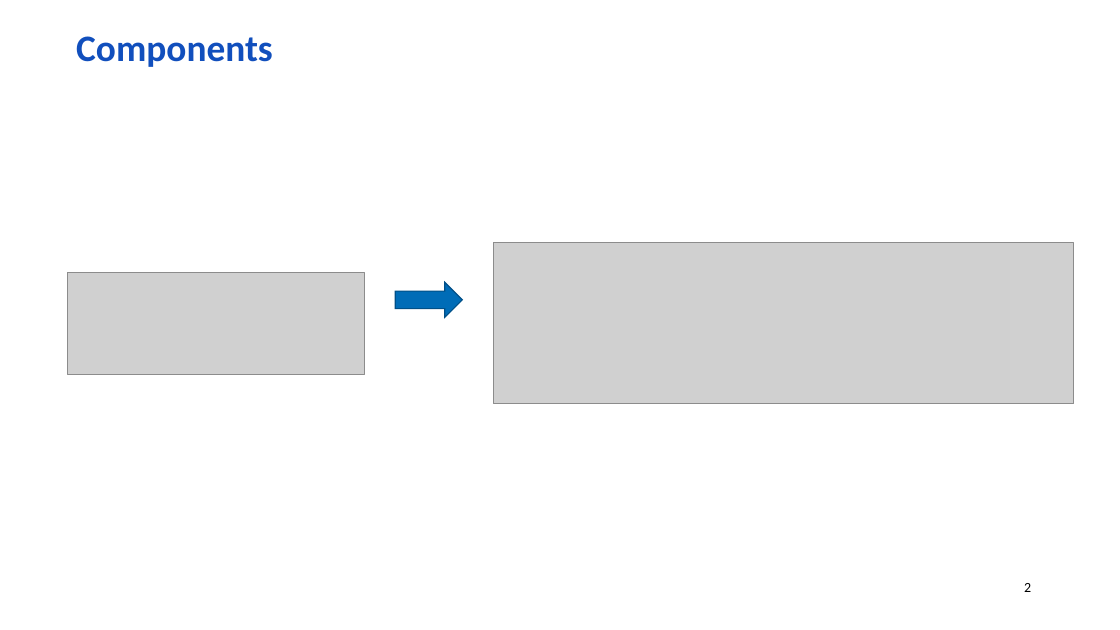
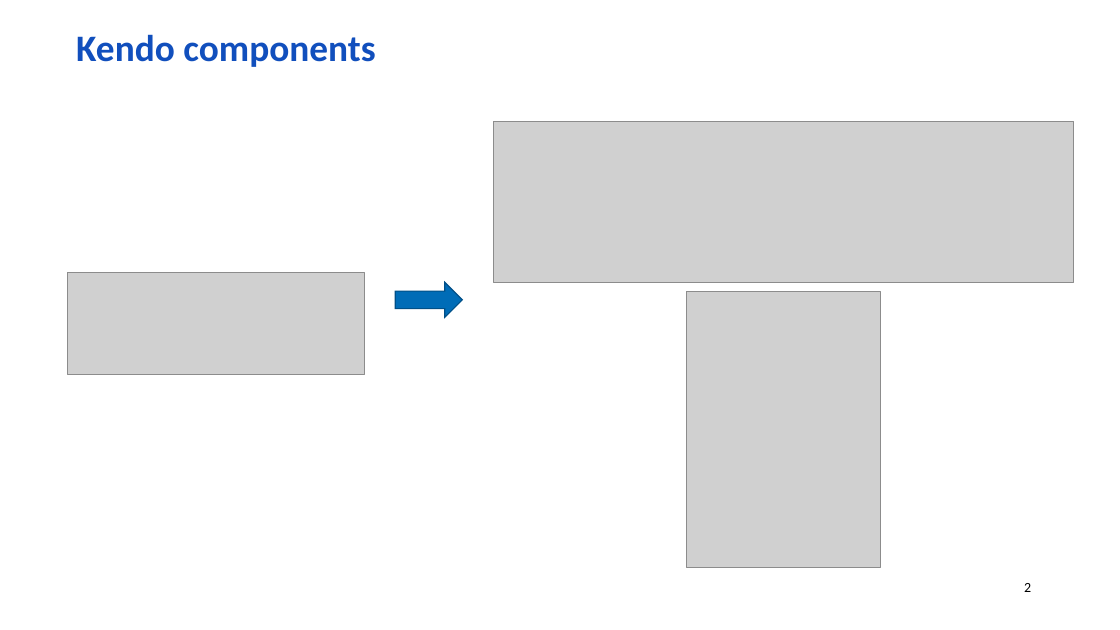
Before and after one commit to wolf-off/dom-di, a slide deck: slide 2 of DOM-DI_short.pptx. Drawn at 1120x630 pixels with LibreOffice and Linux fonts; fonts in the diff are those of the drawing; grey boxes stand for pictures; background and template pictures are left out. Boxes give left, top, right and bottom in pixels: in the first picture for what was removed or moved away, otherwise in the second. Text is boxed around its words. In the diff, an @@ line names an element or a change of style, - is before the commit and + after.

```diff
--- a/DOM-DI_short.pptx
+++ b/DOM-DI_short.pptx
@@ text at [76, 34, 375, 67]: text changed @@
-Components
+Kendo components
@@ picture: place and size @@
-picture at [493, 243, 1074, 404]
+picture at [493, 121, 1074, 282]
@@ picture added at [687, 292, 881, 567] @@
```
Also in this commit, not shown: 1 other slide changed, 1 slide added, 2 other files.
